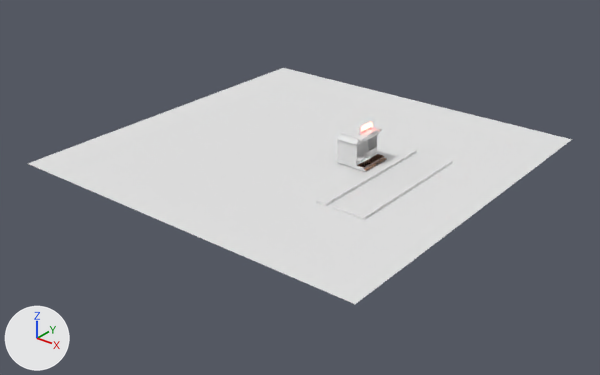
The Blender file Resturant.blend, before and after one commit.
One viewpoint serves both versions: a 50 mm camera at (246.0, -364.0, 196.0) aimed at (-26.0, -24.0, -15.0). The lights are fixed; the arrows at lower left show +X, +Y and +Z.
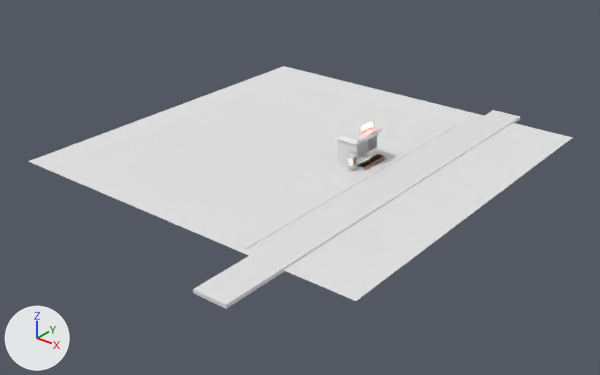
Where the newer file only moved an object's origin or applied its transform, the numbers keep the older frame.

Diff of the bpy script that builds the scene:
```diff
--- a/Resturant.blend.py
+++ b/Resturant.blend.py
@@ me_cube_001 @@
 me_cube_001.from_pydata(...)  # 8 vertices, 6 faces; spans x -3.81..1.05, y -1.34..1.11, z -1.42..0.58
 # used by ob_cube_001; location = (36.7, -6.9, 0.1); scale = (3.97, 36.7, 1.0)
+# me_cube_001 part 1: the whole mesh is scaled about its middle by (1, 3.12, 1), then moved by (-0.04, -0.15, 0.47)
 me_cube_001.materials.append(mat_pavewalk)
@@ me_plane_001 @@
 me_plane_001.from_pydata(...)  # 4 vertices, 1 face; spans x -1.0..1.0, y -1.0..1.0, z 0.0
 # used by ob_plane_001; location = (-34.7, -4.6, -0.7); scale = (116.0, 116.0, 116.0)
 # verts and faces of me_plane_001; kept vertices keep their numbers, new ones are numbered from 4
+# me_plane_001 part 2
+delete_vertices([*range(0, 4)])  # with the faces that use them
+verts[4] = (-1.0, -1.0, 0.01)  # pixel (28, 161)
+verts[5] = (1.0, -1.0, 0.01)  # pixel (356, 301)
+verts[6] = (-1.0, 1.0, 0.01)  # pixel (283, 66)
+verts[7] = (1.0, 1.0, 0.01)  # pixel (572, 137)
+faces += [(4, 5, 7, 6)]
 me_plane_001.materials.append(mat_ground)
@@ ob_plane_001 @@
 ob_plane_001 = bpy.data.objects.new('Plane.001', me_plane_001)
-ob_plane_001.location = (-34.7, -4.6, -0.7)
+ob_plane_001.location = (-34.9, -3.8, -0.4)
 ob_plane_001.scale = (116.0, 116.0, 116.0)
@@ ob_cube_004 @@
+ob_cube_004 = bpy.data.objects.new('Cube.004', me_cube_005)  # 163 vertices, 119 faces; spans x -1.0..1.01, y -1.54..1.0, z -1.0..1.21; in mat_canemachine (white #e7e7e7), mat_canemachineglow (white #e7e7e7), mat_cane1 (green #9dff9b), mat_canebig (white #e7e7e7), mat_sidecanbig1 (orange #ff7854), mat_sidecanbig2 (yellow #fcff50), mat_sidecanbig3 (pink #ff9fec), mat_sidecanbig4 (orange #ff6d09), mat_sidecanbig5 (blue #5a71ff), mat_sidecanbig6 (red #a73924), mat_sidecanbig7 (white #ffffff), mat_sidecanbig8 (green #00e705), mat_sidecanbig9 (yellow #ffd12e), mat_sidecanbig10 (blue #8465ff), mat_sidecanbig11 (cyan #33ffff), mat_sidecanbig12 (beige #ffb68e), mat_sidecanbig13 (purple #be28ff), mat_sidecanbig14 (green #00ff19)
+ob_cube_004.location = (2.0, -11.4, 5.0)
+ob_cube_004.scale = (2.02, 2.02, 4.06)
```

Location of each change, [x1, y1, x2, y2] in pixels of the pictures (600 x 375 px):
'Plane.001', reshaped, moved: before [28, 68, 572, 304]; after [28, 66, 573, 301]
'Cube.001', mesh rescaled (171% wider, 194% taller): before [333, 153, 453, 220]; after [193, 110, 520, 309]
'Cube.004', added: after [347, 152, 358, 170]
